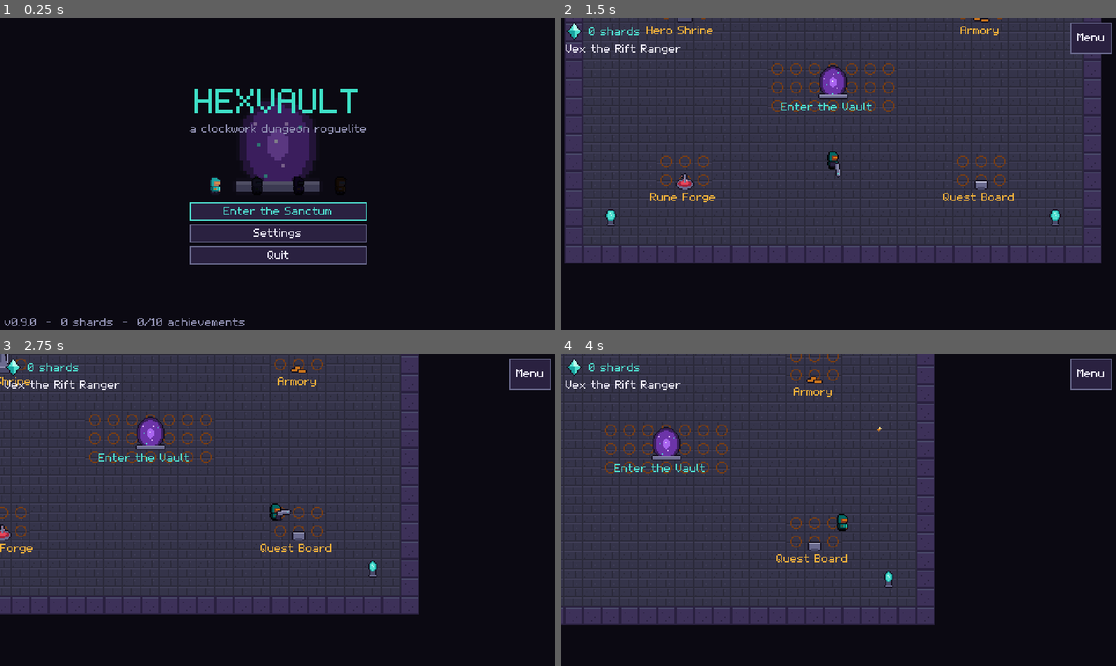
Above: before the commit, frames 1-4 (two rows, left to right).
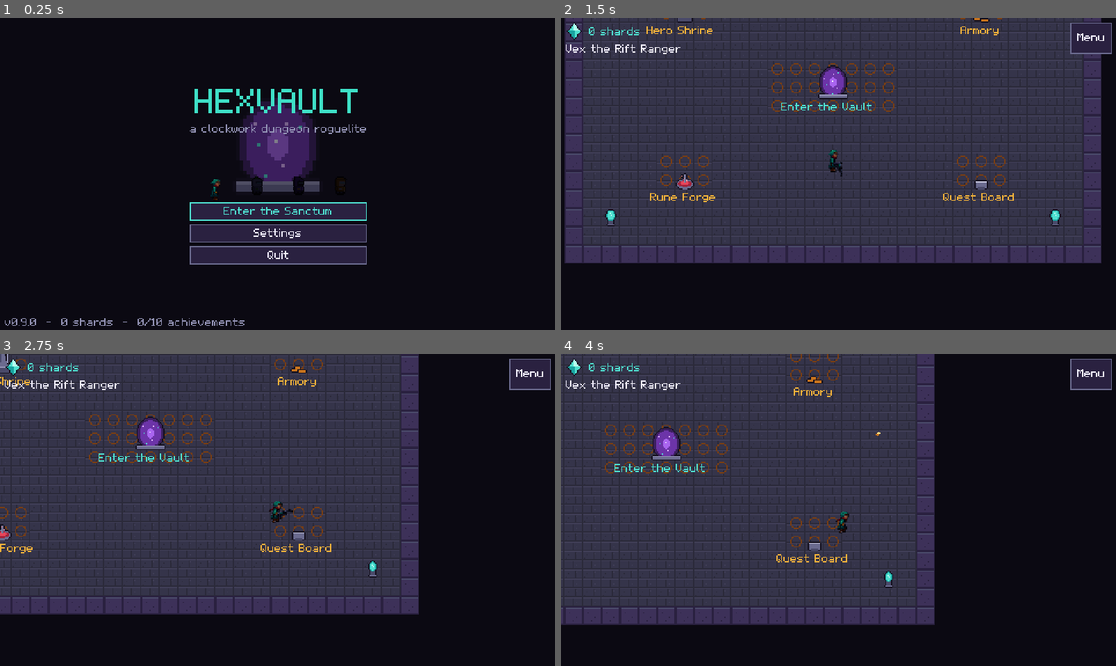
Above: after the commit, the same moments.

Repository: hieudtse160939/hexvault
Game: Godot game, scene res://scenes/main.tscn
Two runs of this game, one before a commit and one after it. Both use one fixed random seed, a clock stepped at 60 frames per second and the inputs below.
Inputs (mouse positions are in pixels of both pictures, inside the frame that each line leads up to):
- Up to frame 1 (0.25 s): no input
- Up to frame 2 (1.5 s): click "Enter the Sanctum" at 0.5 s; click "Got it" at 1.25 s
- Up to frame 3 (2.75 s): tap Enter (ui_accept) at 2, 2.27 s; move the mouse to (399, 494) at 2.02 s; hold D (move_right) from 2.03 s (still down); tap Space (dash) at 2.1 s; click (399, 494) at 2.17 s
- Up to frame 4 (4 s): release D (move_right) at 2.75 s; drag from (727, 525) to (810, 572) at 2.77 s; move the mouse to (894, 441) at 3.52 s; hold D (move_right) from 3.53 s (still down); hold E (interact) from 3.53 s (still down); click (894, 441) at 3.67 s

The runs differ from the first frame. In frame 1, less than 0.1% of the frame differs, in the area x 37-40%, y 51-59%; in frame 2, 0.1%; in frame 3, 0.1%, in the area x 48-53%, y 47-55%; in frame 4, 0.1%.

Commit message:
HD art pipeline, style guide, asset QA; HD Vex and Rift Pistol in game
- tools/artgen/hd: frozen hue-shifted HD palette (24 ramps x 6), part-based
  canvas with dome lighting, selout, contact shadows, outline, despeckle;
  2D humanoid rig with IK and figure scale; Vex redrawn at 128 px frames
  with idle/run/dash/skill/hurt/death; HD Rift Pistol with muzzle point
- Manifest v2: every asset records type, density, palette, version, source;
  HD sheets get mipmaps; build only rewrites PNGs whose pixels changed
- tools/asset_qa.py (run by check.py): clipping, anchor drift, silhouette
  jitter, pixel noise, colour budget, metadata and id collisions; report in
  docs/qa/asset_qa_report.md
- tools/artgen/import_external.py: cleans AI / hand-made art with
  pixel-art-studio (background key-out, true-pixel recovery, alpha, specks,
  de-halo, HD palette lock), keeps raw files and prompts
- Player stands HD sprites on their feet pivot; weapon draws in front of the
  larger bodies unless aiming nearly straight up
- docs/ART_STYLE_GUIDE.md

Co-Authored-By: Claude Opus 5.5 <noreply@anthropic.com>
Claude-Session: https://claude.ai/code/session_01AYP4JEoju8Biw7rrLr8TEW

Diff:
--- a/scripts/autoload/sprite_lib.gd
+++ b/scripts/autoload/sprite_lib.gd
@@ -71,6 +71,21 @@
 		node.texture_filter = CanvasItem.TEXTURE_FILTER_PARENT_NODE
 
 
+## Optional "muzzle" point of a weapon sheet in art px (Vector2.INF if absent).
+func muzzle(key: String) -> Vector2:
+	var entry: Variant = SpriteManifest.sprites().get(key, null)
+	if entry is Dictionary and (entry as Dictionary).has("muzzle"):
+		var p: Array = entry["muzzle"]
+		return Vector2(float(p[0]), float(p[1]))
+	return Vector2.INF
+
+
+## Where the art's pivot sits relative to the centre of a centred sprite, in
+## world units (HD heroes store their feet point as the pivot).
+func pivot_from_centre_world(key: String) -> Vector2:
+	return pivot_world(key) - frame_size_world(key) / 2.0
+
+
 ## Frame size in world units.
 func frame_size_world(key: String) -> Vector2:
 	return Vector2(frame_size(key)) / density(key)
--- a/scripts/combat/weapon.gd
+++ b/scripts/combat/weapon.gd
@@ -50,11 +50,16 @@
 	rotation = _aim.angle()
 	_sprite.flip_v = _aim.x < 0.0
 	_sprite.offset.y = -SpriteLib.pivot("weapon_" + data.id).y if not _sprite.flip_v else -(SpriteLib.frame_size("weapon_" + data.id).y - SpriteLib.pivot("weapon_" + data.id).y)
-	z_index = -1 if _aim.y < -0.3 else 1
+	# Behind the body only when aiming nearly straight up; otherwise the
+	# (now larger) HD bodies would hide the gun for most upward angles.
+	z_index = -1 if _aim.y < -0.7 else 1
 
 
 func muzzle_position() -> Vector2:
 	var key: String = "weapon_" + data.id
+	var mz: Vector2 = SpriteLib.muzzle(key)
+	if mz != Vector2.INF:
+		return global_position + _aim * maxf((mz.x - SpriteLib.pivot(key).x) / SpriteLib.density(key), 4.0)
 	var reach: float = SpriteLib.frame_size_world(key).x - SpriteLib.pivot_world(key).x
 	return global_position + _aim * maxf(reach - 2.0, 4.0)
 
--- a/scripts/entities/player.gd
+++ b/scripts/entities/player.gd
@@ -11,6 +11,8 @@
 const BASE_DASH_CD: float = 0.9
 const MAX_WEAPONS: int = 2
 const INTERACT_RANGE: float = 22.0
+## Where the hero's soles meet the ground, relative to the actor origin.
+const FEET_Y: float = 8.0
 
 var character: CharacterData
 var health: Health
@@ -38,6 +40,7 @@
 var _shield_vis: Node2D = null
 var _interact_target: Node = null
 var _mods: Dictionary = {}
+var _hand_x: float = 2.0
 
 
 static func create(c: CharacterData) -> Player:
@@ -65,6 +68,10 @@
 	body = AnimatedSprite2D.new()
 	SpriteLib.apply(body, character.sprite)
 	body.position = Vector2(0, -1)
+	if SpriteLib.is_hd(character.sprite):
+		# stand the sprite's feet (manifest pivot) on the shadow line
+		body.position = Vector2(0, FEET_Y) - SpriteLib.pivot_from_centre_world(character.sprite)
+		_hand_x = 3.5
 	FX.make_flashable(body)
 	add_child(body)
 	body.play(&"idle")
@@ -295,7 +302,7 @@
 	if absf(_aim.x) > 0.15:
 		facing = 1 if _aim.x > 0.0 else -1
 	body.flip_h = facing < 0
-	weapon_holder.position = Vector2(2 * facing, 2)
+	weapon_holder.position = Vector2(_hand_x * facing, 2)
 	if input_enabled:
 		_handle_actions()
 	_update_interact()
Not shown, changed: assets/manifest.json
Binary file added: assets/sprites/heroes/hd/ranger.png
Not shown, changed: assets/sprites/heroes/hd/ranger.png.import
Binary file added: assets/sprites/heroes/hexer_16.png
Not shown, added: assets/sprites/heroes/hexer_16.png.import
Binary file removed: assets/sprites/heroes/ranger.png
Binary file added: assets/sprites/heroes/ranger_16.png
Not shown, added: assets/sprites/heroes/ranger_16.png.import
Binary file added: assets/sprites/heroes/tinker_16.png
Not shown, added: assets/sprites/heroes/tinker_16.png.import
Binary file added: assets/sprites/heroes/warden_16.png
Not shown, added: assets/sprites/heroes/warden_16.png.import
(and 19 more such lines)
